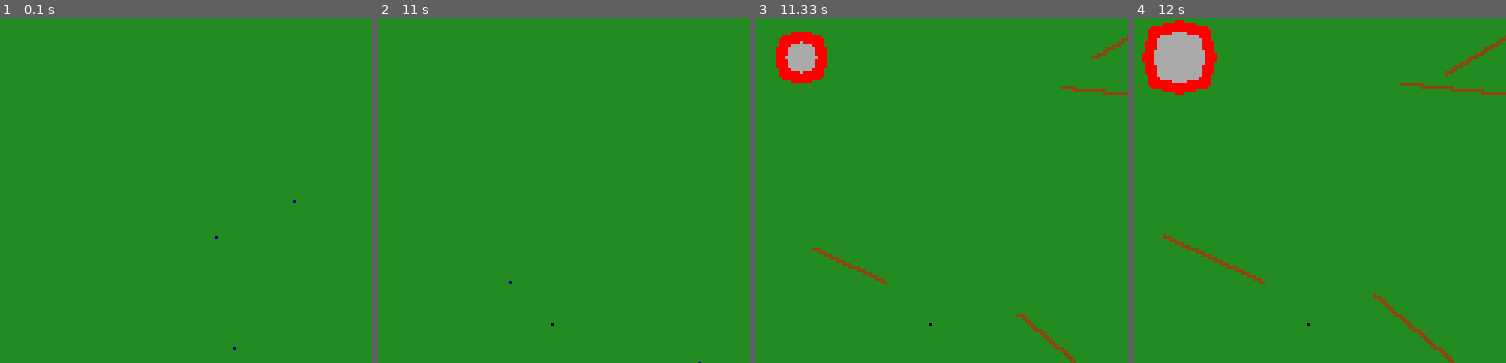
Above: before the commit, frames 1-4 (left to right).
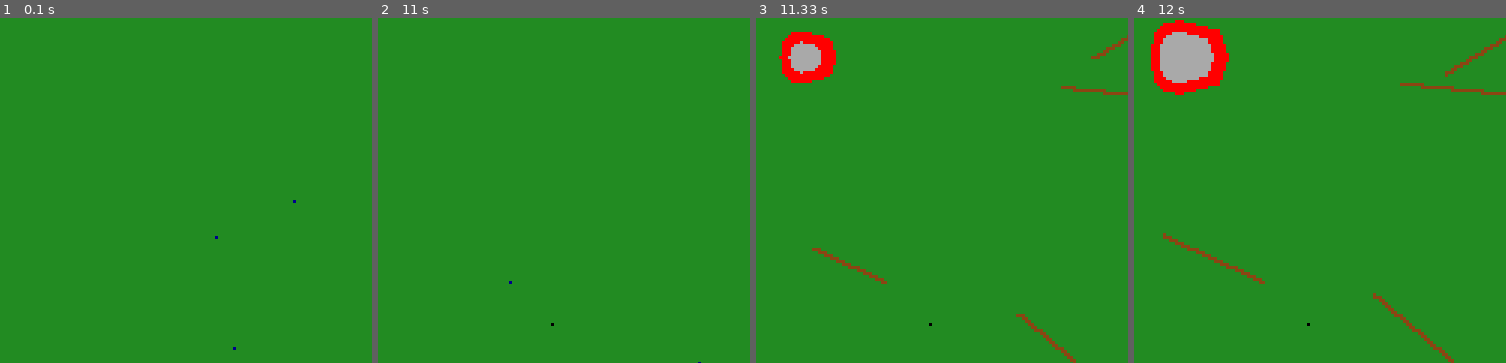
Above: after the commit, the same moments.

Repository: markus-brln/BachelorThesisForestFireControl
Game: pygame game, started from gui/main.py
Two runs of this game, one before a commit and one after it. Both use one fixed random seed, a clock stepped at 60 frames per second and the inputs below.
Inputs (mouse positions are % of the whole screen's width and height, from its top left):
- Up to frame 1 (0.1 s): no input
- Up to frame 2 (11 s): tap Enter at 0.33 s; tap Space at 0.67 s; move the mouse to (17, 89) at 1.1 s; click (17, 89) at 1.33 s; move the mouse to (66, 17) at 1.7 s; click (66, 17) at 2.03 s; move the mouse to (68, 93) at 2.5 s; click (68, 93) at 2.88 s; move the mouse to (40, 55) at 3.4 s; click (40, 55) at 3.83 s; move the mouse to (42, 77) at 4.4 s; click (42, 77) at 4.87 s; move the mouse to (16, 51) at 5.47 s; click (16, 51) at 5.95 s; move the mouse to (40, 29) at 6.57 s; click (40, 29) at 7.07 s; move the mouse to (15, 64) at 7.7 s; click (15, 64) at 8.2 s; move the mouse to (30, 57) at 8.83 s; click (30, 57) at 9.35 s; move the mouse to (33, 91) at 10 s; click (33, 91) at 10.52 s
- Up to frame 3 (11.33 s): move the mouse to (65, 71) at 11.2 s; tap Space at 11.23 s
- Up to frame 4 (12 s): click (65, 71) at 11.72 s
The pictures show only the part of the screen within x 44-94%, y 49-99%; the shares and areas given below are measured in that part.

Frames 1-2 are identical in both runs. In frame 3, 0.6% of the frame differs, in the area x 5-22%, y 4-18%; in frame 4, 1.3%, in the area x 2-26%, y 2-21%.

Commit message:
forgot firebreaks

Diff:
--- a/gui/Model/agent.py
+++ b/gui/Model/agent.py
@@ -41,8 +41,13 @@
     delta_y = position[1] - self.position[1]
 
     total_steps = abs(delta_x) + abs(delta_y)     # total steps cannot be bigger than timeframe for agents to move
-    move_x = (delta_x / total_steps ) * (timeframe - 1) # make use of the fact that we deal with 'similar triangles'
-    move_y = (delta_y / total_steps) * (timeframe - 1)
+    if total_steps == 0:
+      move_x = 0
+      move_y = 0
+
+    else:
+      move_x = (delta_x / total_steps ) * (timeframe - 1) # make use of the fact that we deal with 'similar triangles'
+      move_y = (delta_y / total_steps) * (timeframe - 1)
 
     self.waypoint = [round(self.position[0] + move_x), round(self.position[1] + move_y)]
 
--- a/gui/Model/data_saver.py
+++ b/gui/Model/data_saver.py
@@ -14,11 +14,13 @@
     self.episode_agents = list()
     self.episode_fire = list()
     self.episode_waypoints = list()
+    self.episode_firebreaks = list()
 
     self.all_data = list()
     self.all_agents = list()
     self.all_fire = list()
     self.all_waypoints = list()
+    self.all_firebreaks = list()
 
   def append_datapoint(self):
     """Should get called when new agent waypoints were set and model is about to
@@ -28,6 +30,7 @@
     agents = np.zeros((self.model.size, self.model.size), dtype=np.uint8)
     fire = np.zeros((self.model.size, self.model.size), dtype=np.uint8)
     waypoints = np.zeros((self.model.size, self.model.size), dtype=np.uint8)
+    firebreaks = np.zeros((self.model.size, self.model.size), dtype=np.uint8)
 
     #  set NodeState to be pixel value:
     #  NORMAL = 0
@@ -43,6 +46,8 @@
           agents[y][x] = 1
         if node.state == NodeState.ON_FIRE:
           fire[y][x] = 1
+        if node.state == NodeState.FIREBREAK:
+          firebreaks[y][x] = 1
         if (y, x) in self.model.waypoints:
           waypoints[y][x] = 1
 
@@ -67,6 +72,7 @@
     self.all_agents.extend(self.episode_agents) # simply add
     self.all_fire.extend(self.episode_fire) # simply add
     self.all_waypoints.extend(self.episode_waypoints) # simply add
+    self.all_firebreaks.extend(self.episode_firebreaks) # simply add
 
     self.episode_data.clear()
     print(len(self.all_data))
@@ -90,6 +96,7 @@
     all_agents = np.asarray(self.all_agents, dtype=np.uint8)
     all_fire = np.asarray(self.all_fire, dtype=np.uint8)
     all_waypoints = np.asarray(self.all_waypoints, dtype=np.uint8)
+    all_firebreaks = np.asarray(self.all_firebreaks, dtype=np.uint8)
 
     print(np.shape(all_data))
     if platform.system() == 'Windows':
@@ -126,6 +133,7 @@
     np.save(filename + "agents.npy", all_agents, allow_pickle=True)
     np.save(filename + "fire.npy", all_fire, allow_pickle=True)
     np.save(filename + "waypoints.npy", all_waypoints, allow_pickle=True)
+    np.save(filename + "firebreaks.npy", all_firebreaks, allow_pickle=True)
 
 
 
--- a/gui/Model/utils.py
+++ b/gui/Model/utils.py
@@ -6,7 +6,7 @@
 nr_of_agents = 10
 agentRadius = 50                        # agents spawn in this radius around the fire (it's a box, not a circle, for now, see model.get_random_position())
 block_size_in_pixels = int(880 / size)
-windspeed = 0
+windspeed = 2
 wind_dir = Direction.EAST
 randseed = time.time()
 timeframe = 50                          # timeframe in between setting new waypoints
